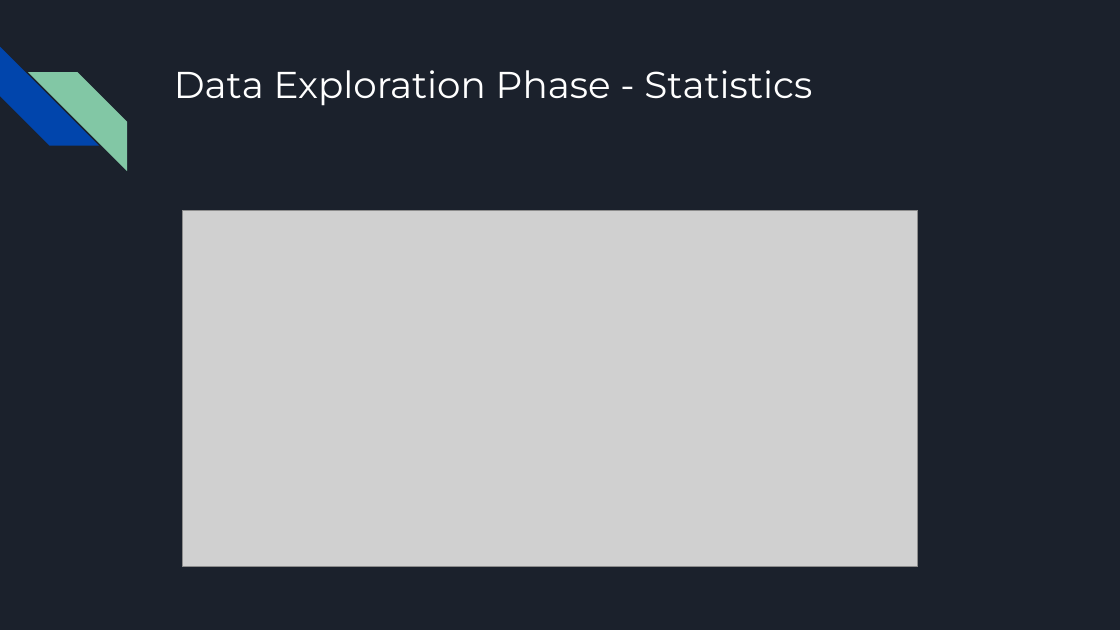
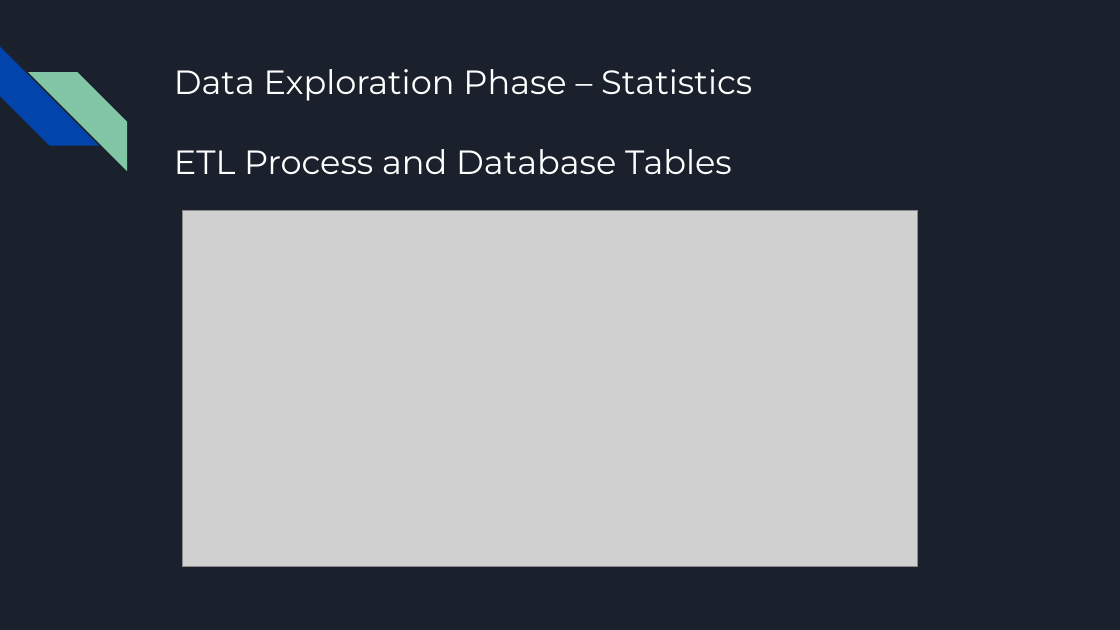
Before and after one commit to Ayesha-da/pneumonia_detection_analysis, a slide deck: slide 9 of Pneumonia Analysis Presentation.pptx. Drawn at 1120x630 pixels with LibreOffice and Linux fonts; fonts in the diff are those of the drawing; grey boxes stand for pictures. Boxes give left, top, right and bottom in pixels: in the first picture for what was removed or moved away, otherwise in the second. Text is boxed around its words. In the diff, an @@ line names an element or a change of style, - is before the commit and + after.

```diff
--- a/Pneumonia Analysis Presentation.pptx
+++ b/Pneumonia Analysis Presentation.pptx
@@ title at (174, 69, 752, 174): text changed; size 24 to 21.6 pt @@
-Data Exploration Phase - Statistics
+Data Exploration Phase – Statistics
+ETL Process and Database Tables
```
Also in this commit, not shown: 5 other slides changed, 2 slides added.
